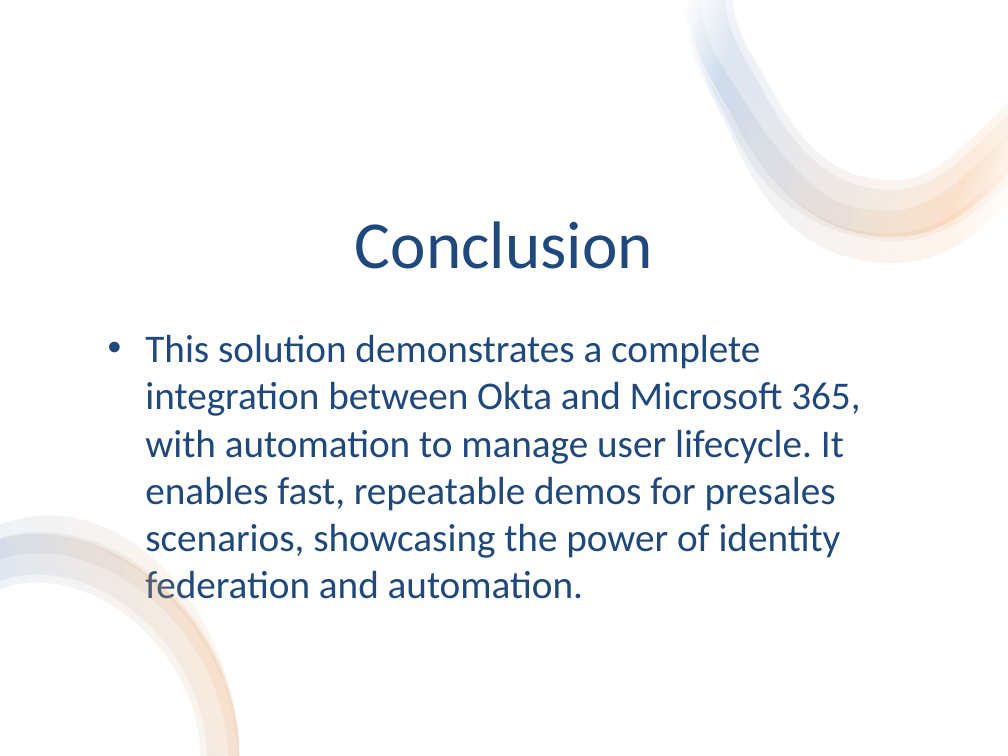
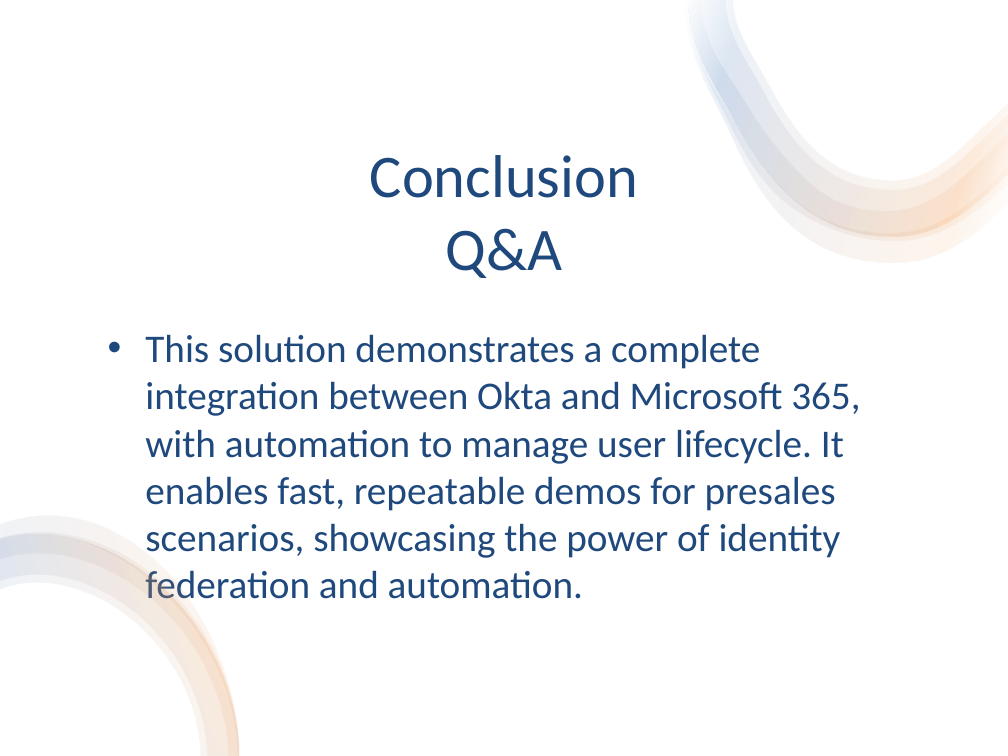
Before and after one commit to pruthvirajDarapu/okta-fedaration-task, a slide deck: slide 7 of Okta_and_Office_365_Federation_Demo.pptx (slide 8 before the commit). Drawn at 1008x756 pixels with LibreOffice and Linux fonts; fonts in the diff are those of the drawing. Boxes give left, top, right and bottom in pixels: in the first picture for what was removed or moved away, otherwise in the second. Text is boxed around its words. In the diff, an @@ line names an element or a change of style, - is before the commit and + after.

```diff
--- a/Okta_and_Office_365_Federation_Demo.pptx
+++ b/Okta_and_Office_365_Federation_Demo.pptx
@@ title at <box>370,155,638,278</box>: text changed; size 48 to 43.2 pt @@
-Conclusion
+Conclusion
+Q&A
```
Also in this commit, not shown: 1 other slide changed, 4 slides added, 5 slides removed, 3 other files.
